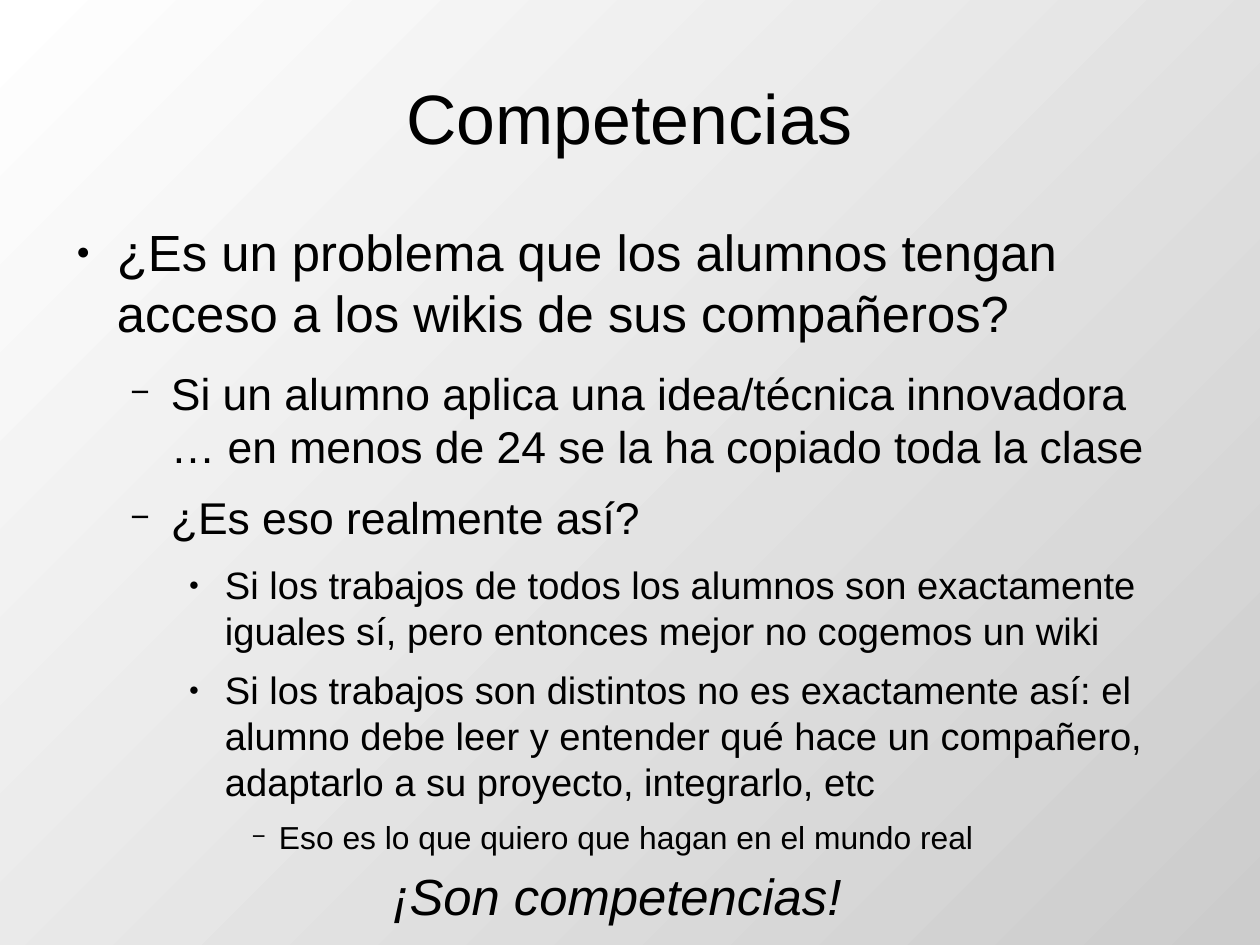
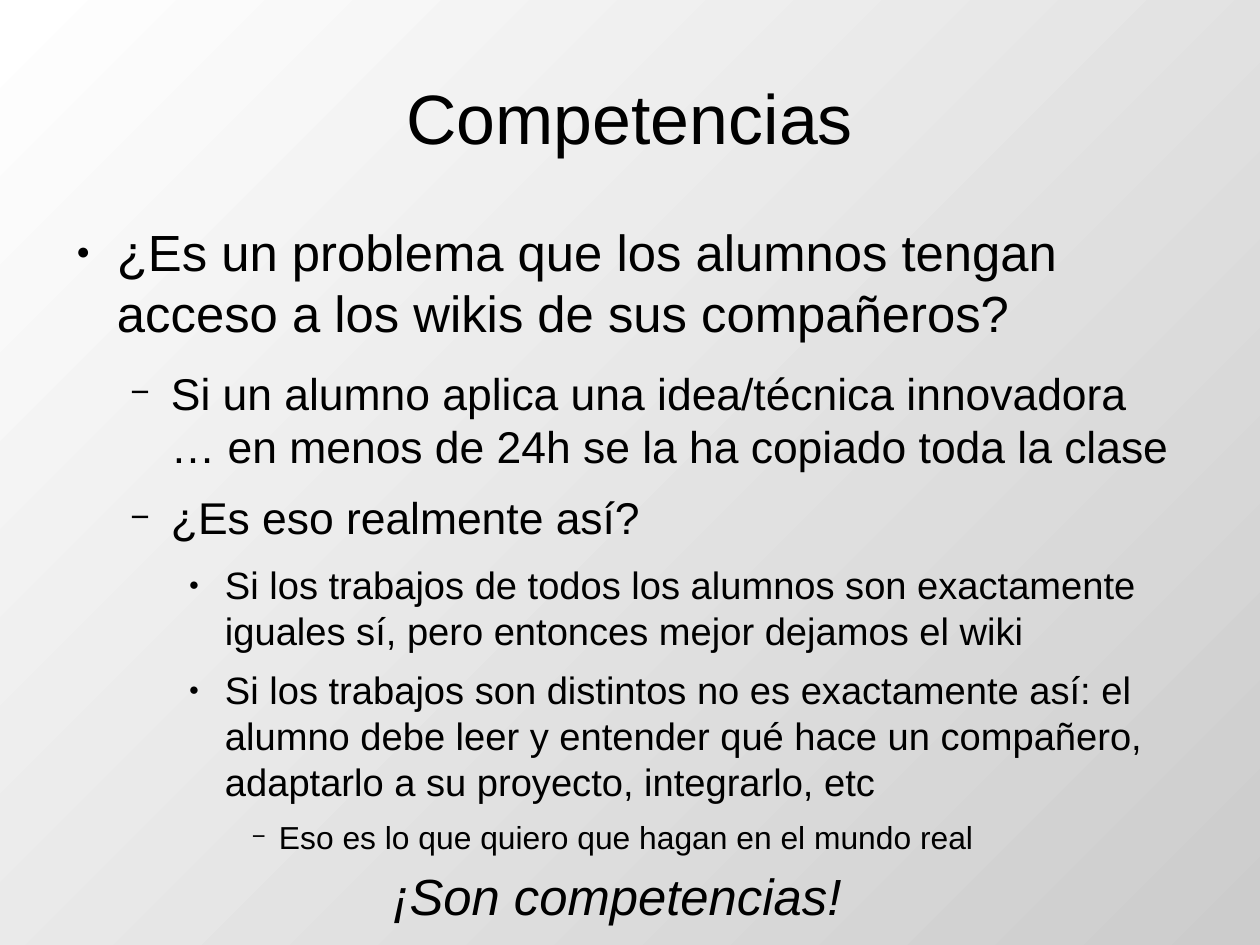
Before and after one commit to DrPantera/wikis4education, a slide deck: slide 43 of uca-2014/tema-5-EvaluacionWikis.odp. Drawn at 1260x945 pixels with LibreOffice and Linux fonts; fonts in the diff are those of the drawing. Boxes give left, top, right and bottom in pixels: in the first picture for what was removed or moved away, otherwise in the second. Text is boxed around its words. In the diff, an @@ line names an element or a change of style, - is before the commit and + after.

```diff
--- a/uca-2014/tema-5-EvaluacionWikis.odp
+++ b/uca-2014/tema-5-EvaluacionWikis.odp
@@ text at box(171, 377, 1168, 472): text changed @@
-  − Si un alumno aplica una idea/técnica innovadora … en menos de 24 se la ha copiado toda la clase
+  − Si un alumno aplica una idea/técnica innovadora … en menos de 24h se la ha copiado toda la clase
@@ text at box(225, 571, 1135, 653): text changed @@
-    ● Si los trabajos de todos los alumnos son exactamente iguales sí, pero entonces mejor no cogemos un wiki
+    ● Si los trabajos de todos los alumnos son exactamente iguales sí, pero entonces mejor dejamos el wiki
```
Also in this commit, not shown: 5 other slides changed.
